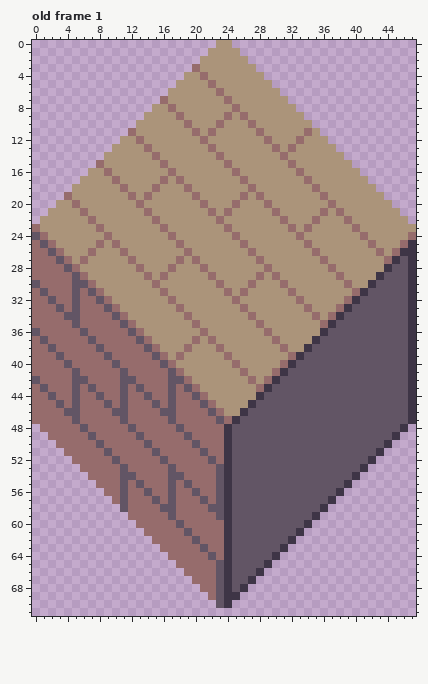
Pixel-art file -- resources/asesprite/Blocks.aseprite. The picture above was drawn from the file before the commit.
48x72 pixels, 6 frames. Shown: old frame 1. The commit also changed other frames, which this record leaves out.
Once edited:
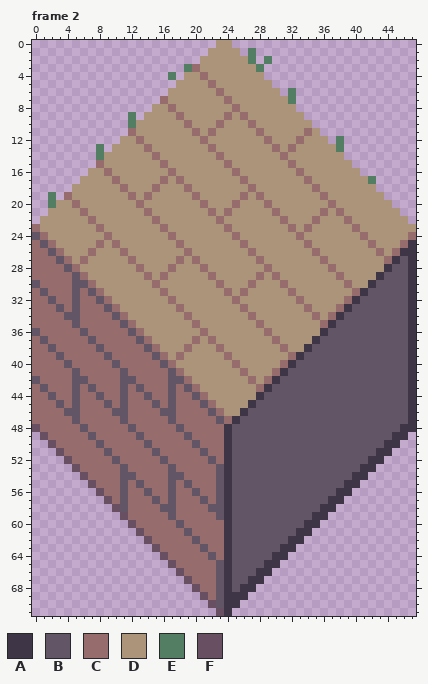
Palette (. is transparent): A #3e3546  B #625565  C #966c6c  D #ab947a  E #547e64  F #694f62
A new or re-ordered frame is compared with the old frame closest to it.
Changes in this commit:
layer "Bricks" now shown
layer "Grass" now shown
layer "Stairs South" now shown
layer "Stairs West" now shown
layer "Stairs North" now shown
layer "Stairs East" now shown
frames re-ordered
--- frame 2 against old frame 1, layers "Stairs East", "Grass"
@@ x 0..47 @@
  0 .......................DD.......................
- 1 ......................DDDD......................
- 2 .....................DDDDDD.....................
- 3 ....................CDDDDDDD....................
- 4 ...................DDCDDDDDDD...................
+ 1 ......................DDDD.E....................
+ 2 .....................DDDDDDE.E..................
+ 3 ...................ECDDDDDDDE...................
+ 4 .................E.DDCDDDDDDD...................
  5 ..................DDDDCDDDDDDD..................
- 6 .................DDDDDDCDDDDDDD.................
- 7 ................CDDDDDDDCDDDDDDD................
+ 6 .................DDDDDDCDDDDDDD.E...............
+ 7 ................CDDDDDDDCDDDDDDDE...............
  8 ...............DDCDDDDDDDCDDDDDDD...............
- 9 ..............DDDDCDDDDDCDCDDDDDDD..............
-10 .............DDDDDDCDDDCDDDCDDDDDDD.............
+ 9 ............E.DDDDCDDDDDCDCDDDDDDD..............
+10 ............EDDDDDDCDDDCDDDCDDDDDDD.............
 11 ............CDDDDDDDCDCDDDDDCDDDDDCD............
-12 ...........DDCDDDDDDDCDDDDDDDCDDDCDDD...........
-13 ..........DDDDCDDDDDDDCDDDDDDDCDCDDDDD..........
-14 .........DDDDDDCDDDDDDDCDDDDDDDCDDDDDDD.........
+12 ...........DDCDDDDDDDCDDDDDDDCDDDCDDD.E.........
+13 ........E.DDDDCDDDDDDDCDDDDDDDCDCDDDDDE.........
+14 ........EDDDDDDCDDDDDDDCDDDDDDDCDDDDDDD.........
 15 ........CDDDDDDDCDDDDDDDCDDDDDDDCDDDDDDD........
 16 .......DDCDDDDDDDCDDDDDDDCDDDDDDDCDDDDDDD.......
-17 ......DDDDCDDDDDCDCDDDDDDDCDDDDDDDCDDDDDDD......
+17 ......DDDDCDDDDDCDCDDDDDDDCDDDDDDDCDDDDDDDE.....
 18 .....DDDDDDCDDDCDDDCDDDDDDDCDDDDDDDCDDDDDDD.....
-19 ....CDDDDDDDCDCDDDDDCDDDDDCDCDDDDDDDCDDDDDDD....
-20 ...DDCDDDDDDDCDDDDDDDCDDDCDDDCDDDDDDDCDDDDDDD...
+19 ..E.CDDDDDDDCDCDDDDDCDDDDDCDCDDDDDDDCDDDDDDD....
+20 ..EDDCDDDDDDDCDDDDDDDCDDDCDDDCDDDDDDDCDDDDDDD...
 21 ..DDDDCDDDDDDDCDDDDDDDCDCDDDDDCDDDDDCDCDDDDDDD..
@@ x 0..47 @@
 47 CCCCCBCCCCCBCCCCCBCCCCCBCABBBBBBBBBBBBBBBBBBBBBA
-48 .CCCCCBCCCCCBCCCCCBCCCCCABBBBBBBBBBBBBBBBBBBBBA.
-49 ..CCCCCBCCCCCBCCCCCBCCCCABBBBBBBBBBBBBBBBBBBBA..
-50 ...CCCCCBCCCCCBCCCCCBCCCABBBBBBBBBBBBBBBBBBBA...
-51 ....CCCCCBCCCCCBCCCCCBCCABBBBBBBBBBBBBBBBBBA....
-52 .....CCCCCBCCCCCBCCCCCBCABBBBBBBBBBBBBBBBBA.....
-53 ......CCCCCBCCCCCBCCCCCBABBBBBBBBBBBBBBBBA......
-54 .......CCCCBBCCCCBBCCCCBABBBBBBBBBBBBBBBA.......
-55 ........CCCBCBCCCBCBCCCBABBBBBBBBBBBBBBA........
-56 .........CCBCCBCCBCCBCCBABBBBBBBBBBBBBA.........
-57 ..........CBCCCBCBCCCBCBABBBBBBBBBBBBA..........
-58 ...........BCCCCBBCCCCBBABBBBBBBBBBBA...........
-59 ............CCCCCBCCCCCBABBBBBBBBBBA............
-60 .............CCCCCBCCCCCABBBBBBBBBA.............
-61 ..............CCCCCBCCCCABBBBBBBBA..............
-62 ...............CCCCCBCCCABBBBBBBA...............
-63 ................CCCCCBCCABBBBBBA................
-64 .................CCCCCBCABBBBBA.................
-65 ..................CCCCCBABBBBA..................
-66 ...................CCCCBABBBA...................
-67 ....................CCCBABBA....................
-68 .....................CCBABA.....................
-69 ......................CBAA......................
-70 .......................BA.......................
-71 ................................................
+48 FCCCCCBCCCCCBCCCCCBCCCCCABBBBBBBBBBBBBBBBBBBBBAA
+49 .FCCCCCBCCCCCBCCCCCBCCCCABBBBBBBBBBBBBBBBBBBBAA.
+50 ..FCCCCCBCCCCCBCCCCCBCCCABBBBBBBBBBBBBBBBBBBAA..
+51 ...FCCCCCBCCCCCBCCCCCBCCABBBBBBBBBBBBBBBBBBAA...
+52 ....FCCCCCBCCCCCBCCCCCBCABBBBBBBBBBBBBBBBBAA....
+53 .....FCCCCCBCCCCCBCCCCCBABBBBBBBBBBBBBBBBAA.....
+54 ......FCCCCBBCCCCBBCCCCBABBBBBBBBBBBBBBBAA......
+55 .......FCCCBCBCCCBCBCCCBABBBBBBBBBBBBBBAA.......
+56 ........FCCBCCBCCBCCBCCBABBBBBBBBBBBBBAA........
+57 .........FCBCCCBCBCCCBCBABBBBBBBBBBBBAA.........
+58 ..........FBCCCCBBCCCCBBABBBBBBBBBBBAA..........
+59 ...........FCCCCCBCCCCCBABBBBBBBBBBAA...........
+60 ............FCCCCCBCCCCCABBBBBBBBBAA............
+61 .............FCCCCCBCCCCABBBBBBBBAA.............
+62 ..............FCCCCCBCCCABBBBBBBAA..............
+63 ...............FCCCCCBCCABBBBBBAA...............
+64 ................FCCCCCBCABBBBBAA................
+65 .................FCCCCCBABBBBAA.................
+66 ..................FCCCCBABBBAA..................
+67 ...................FCCCBABBAA...................
+68 ....................FCCBABAA....................
+69 .....................FCBAAA.....................
+70 ......................FBAA......................
+71 .......................FA.......................
